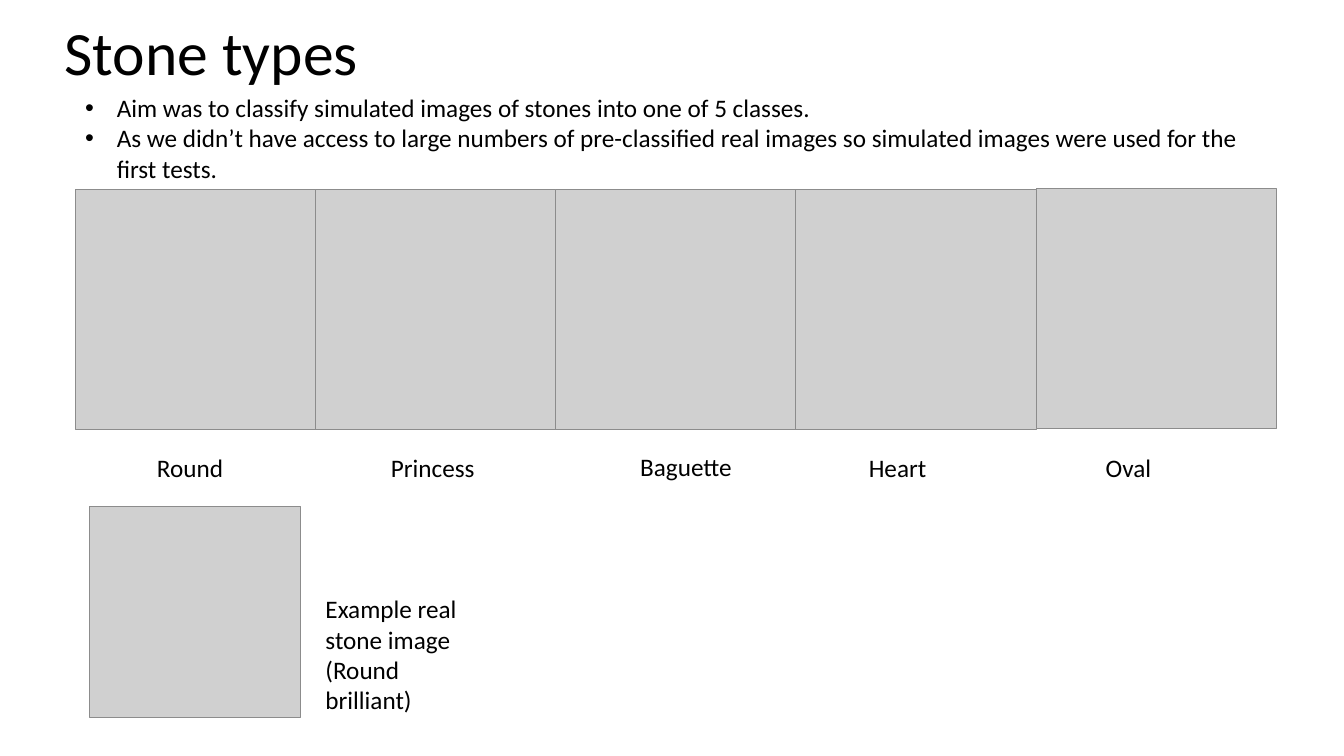
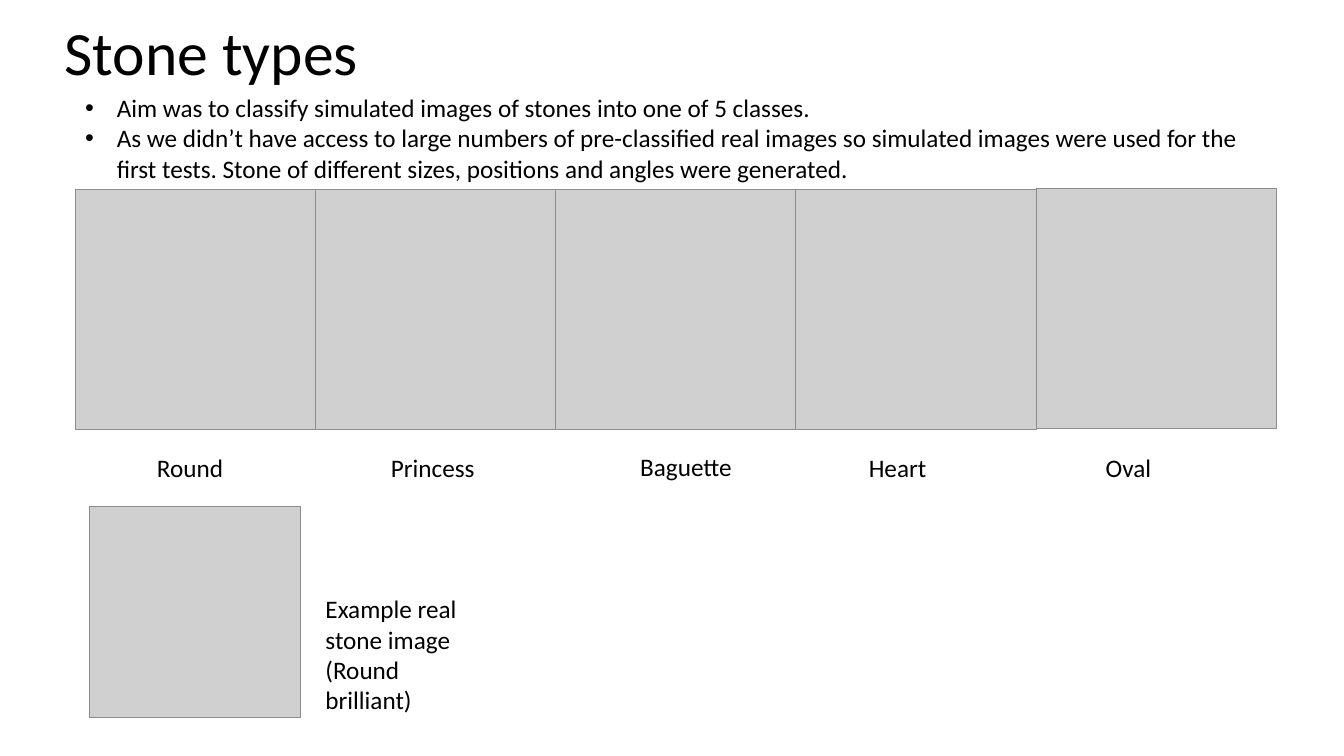
Before and after one commit to bivvend/CNNTest, a slide deck: slide 4 of Gem classification with Deep Learning.pptx. Drawn at 1344x756 pixels with LibreOffice and Linux fonts; fonts in the diff are those of the drawing; grey boxes stand for pictures. Boxes give left, top, right and bottom in pixels: in the first picture for what was removed or moved away, otherwise in the second. Text is boxed around its words. In the diff, an @@ line names an element or a change of style, - is before the commit and + after.

Commit message:
updated ppt

```diff
--- a/Gem classification with Deep Learning.pptx
+++ b/Gem classification with Deep Learning.pptx
@@ text at (117, 129, 1236, 183): text changed @@
-• As we didn’t have access to large numbers of pre-classified real images so simulated images were used for the first tests.
+• As we didn’t have access to large numbers of pre-classified real images so simulated images were used for the first tests. Stone of different sizes, positions and angles were generated.
```
